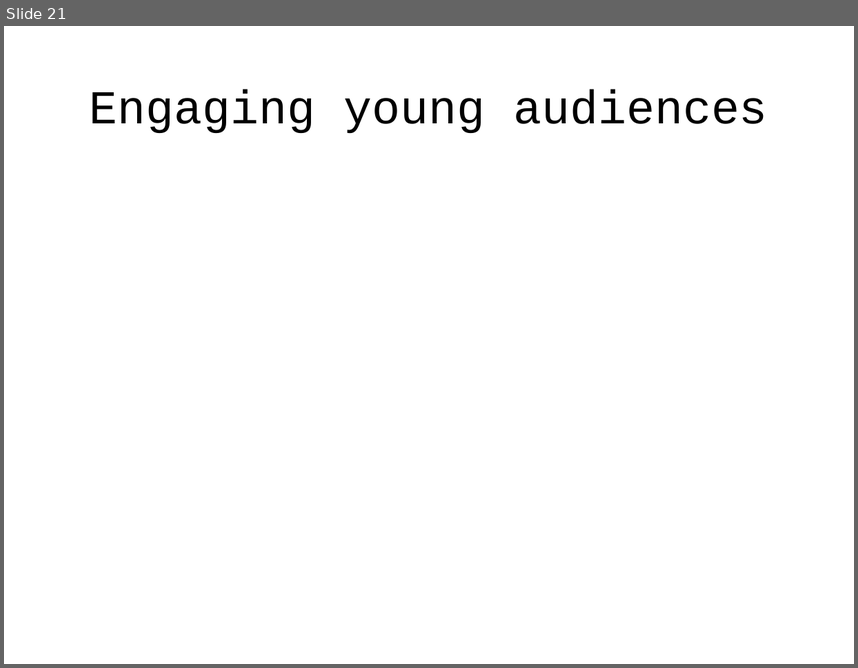
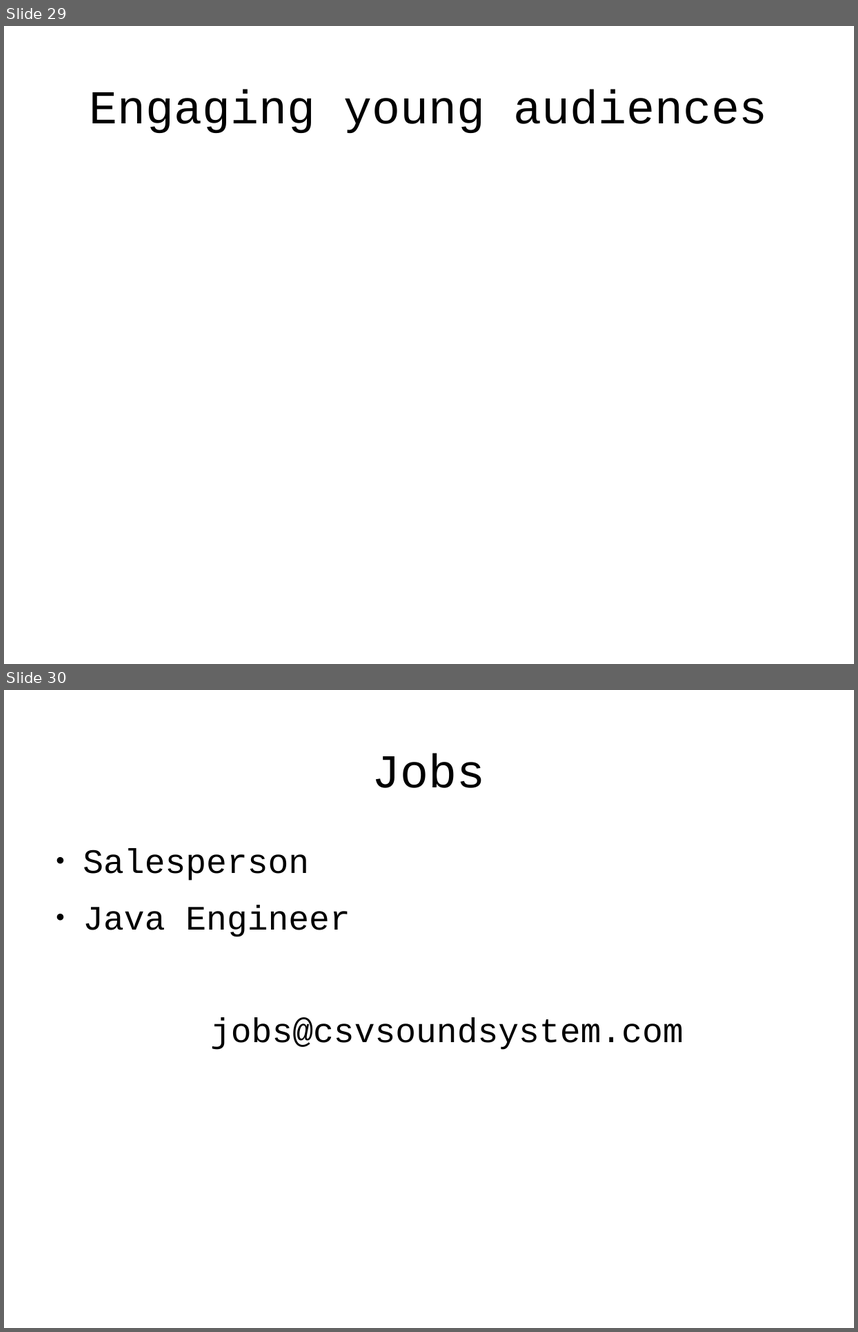
Before and after one commit to tlevine/gastronomification-big-data-talk, a slide deck: big-senses.odp. Shown one above the other, each under a label of ours: slide 21 before the commit, slides 29 and 30 after it. The pictures are 858x668 and 858x1332 pixels, drawn with LibreOffice and Linux fonts; fonts in the diff are those of the drawing; background and template pictures are left out. Boxes give left, top, right and bottom in pixels: in the first picture for what was removed or moved away, otherwise in the second. Text is boxed around its words. In the diff, an @@ line names an element or a change of style, - is before the commit and + after.

```diff
--- a/big-senses.odp
+++ b/big-senses.odp
@@ slide 30 added at (4,690,854,1328), background #FFFFFF @@
@@ title added at (372,753,486,788), 44 pt, text #000000 @@
+Jobs
@@ text added at (83,849,683,1049), 32 pt, text #000000 @@
+● Salesperson
+● Java Engineer
+jobs@csvsoundsystem.com
@@ what was slide 21 is now slide 29 @@
```
Also in this commit, not shown: 8 other slides added.
